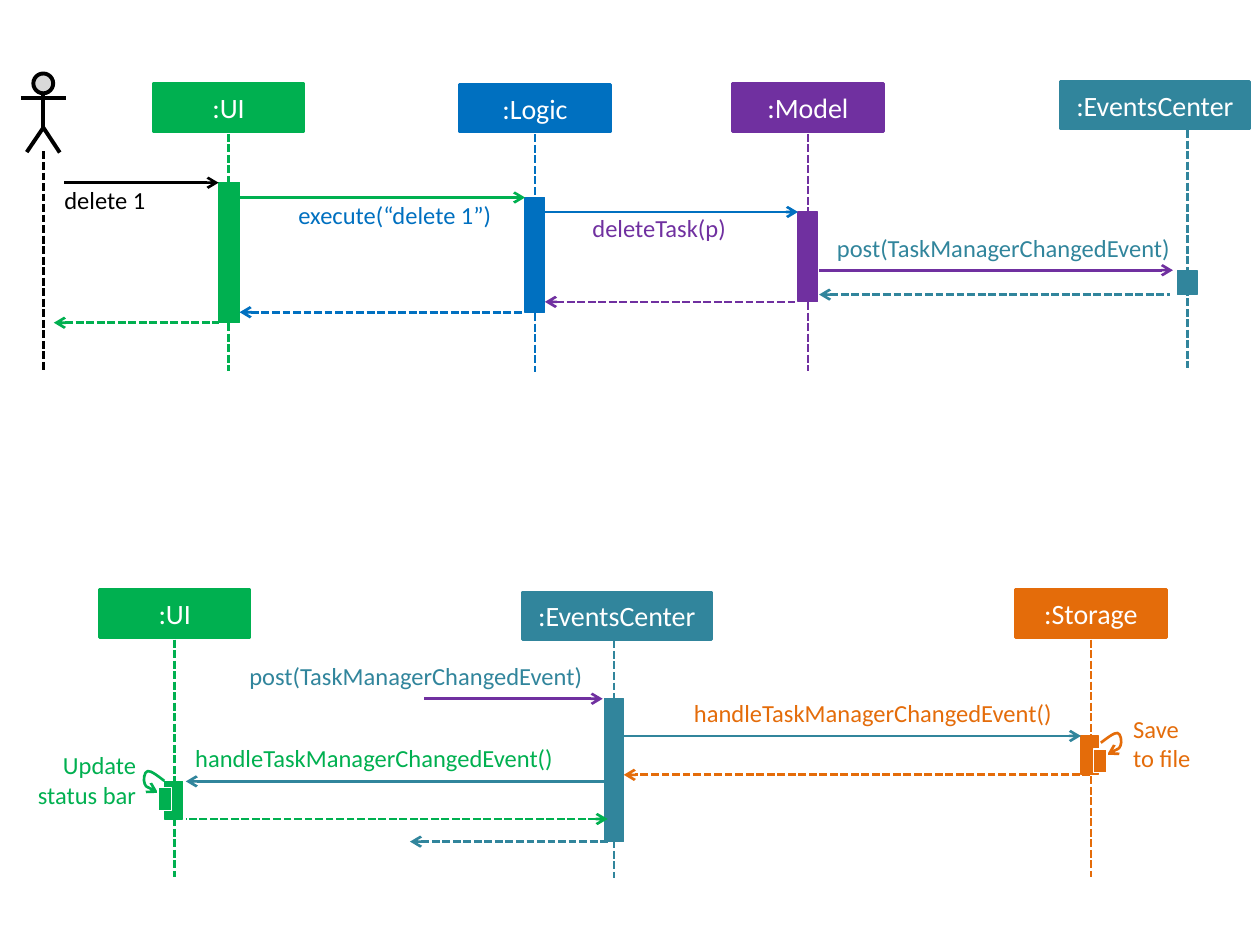
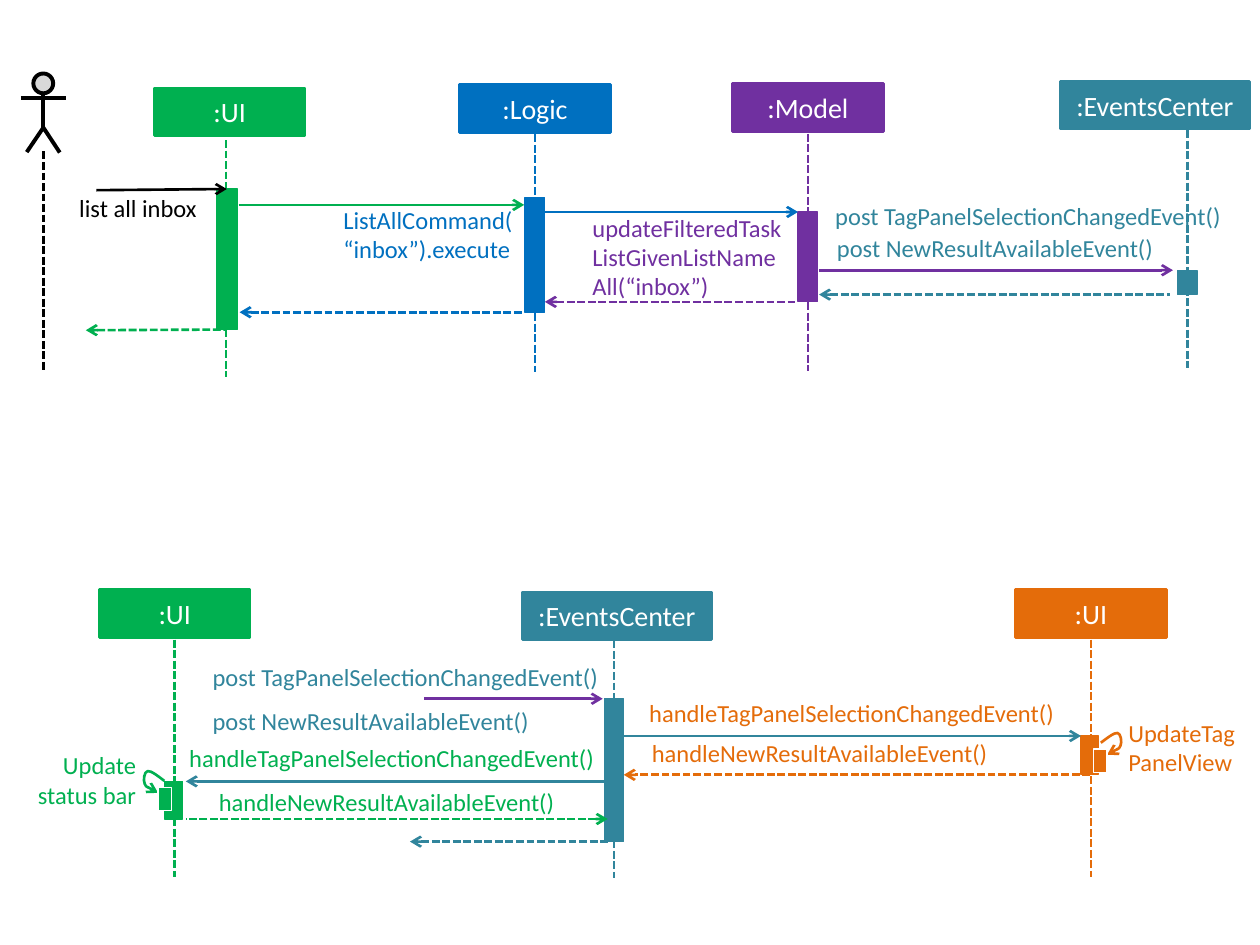
Before and after one commit to CS2103JAN2017-W10-B1/addressbook-level4, a slide deck: slide 1 of docs/diagrams/HighLevelSequenceDiagrams.pptx. Drawn at 1260x945 pixels with LibreOffice and Linux fonts; fonts in the diff are those of the drawing. Boxes give left, top, right and bottom in pixels: in the first picture for what was removed or moved away, otherwise in the second. Text is boxed around its words. In the diff, an @@ line names an element or a change of style, - is before the commit and + after.

```diff
--- a/docs/diagrams/HighLevelSequenceDiagrams.pptx
+++ b/docs/diagrams/HighLevelSequenceDiagrams.pptx
@@ text at [79, 200, 196, 217]: text changed @@
-delete 1
+list all inbox
@@ arrow moved from (64, 183) - (219, 183) to (96, 190) - (227, 189) @@
@@ 2 rectangles, 1 line, 1 arrow: place and size @@
-2 rectangles, 1 line, 1 arrow at [154, 83, 525, 372]
+2 rectangles, 1 line, 1 arrow at [154, 88, 524, 378]
@@ text added at [835, 205, 1220, 231], 14 pt, text #31859C @@
+post TagPanelSelectionChangedEvent()
@@ text at [343, 211, 512, 261]: text changed @@
-execute(“delete 1”)
+ListAllCommand(“inbox”).execute
@@ text at [837, 239, 1153, 261]: text changed @@
-post(TaskManagerChangedEvent)
+post NewResultAvailableEvent()
@@ text at [592, 277, 708, 302]: text changed @@
-deleteTask(p)
+updateFilteredTaskListGivenListNameAll(“inbox”)
@@ arrow moved from (54, 323) - (219, 323) to (86, 330) - (227, 330) @@
@@ text in rectangle at [1075, 606, 1107, 624]: text changed @@
-:Storage
+:UI
@@ text at [213, 668, 597, 691]: text changed @@
-post(TaskManagerChangedEvent)
+post TagPanelSelectionChangedEvent()
@@ text added at [213, 712, 528, 734], 14 pt, text #31859C @@
+post NewResultAvailableEvent()
@@ text at [649, 704, 1054, 727]: text changed @@
-handleTaskManagerChangedEvent()
+handleTagPanelSelectionChangedEvent()
@@ text added at [189, 749, 594, 772], 14 pt, text #00B050 @@
+handleTagPanelSelectionChangedEvent()
@@ text added at [652, 744, 987, 766], 14 pt, text #E46C0A @@
+handleNewResultAvailableEvent()
@@ text at [1128, 725, 1234, 771]: text changed @@
-Save
-to file
+UpdateTag
+PanelView
@@ text at [219, 793, 554, 814]: text changed @@
-handleTaskManagerChangedEvent()
+handleNewResultAvailableEvent()
```
Also in this commit, not shown: 15 other files.
